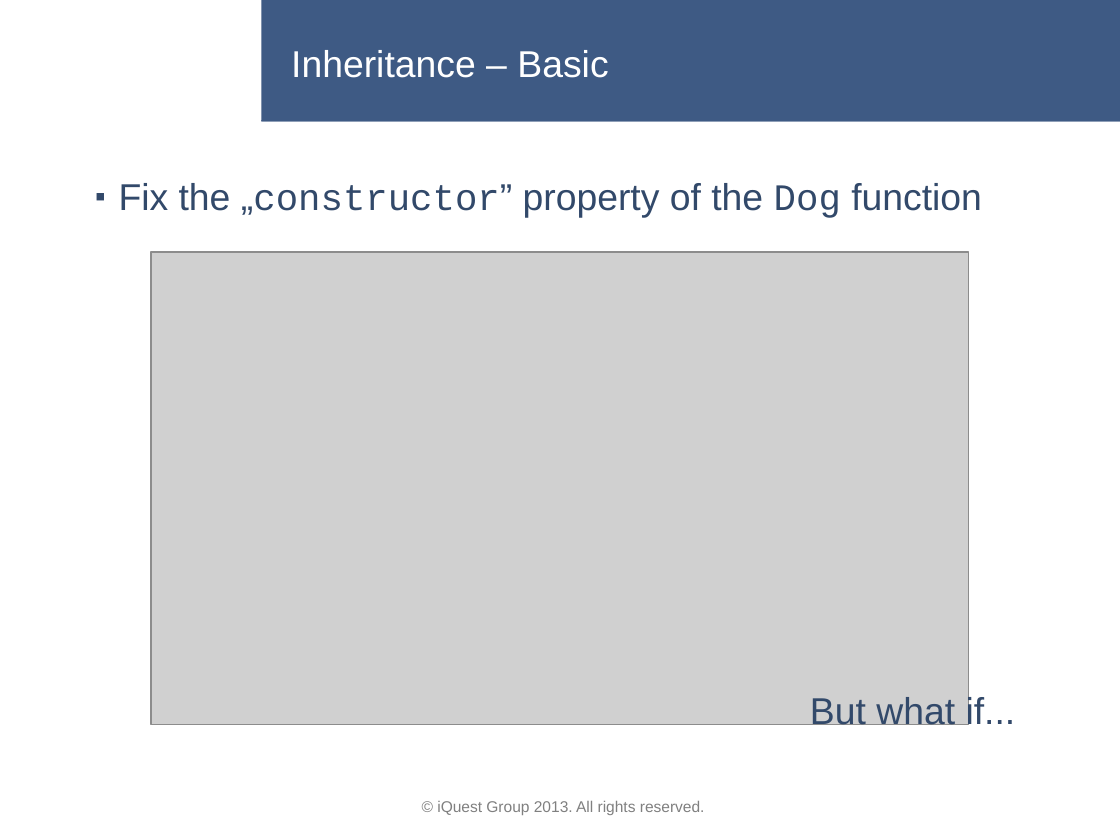
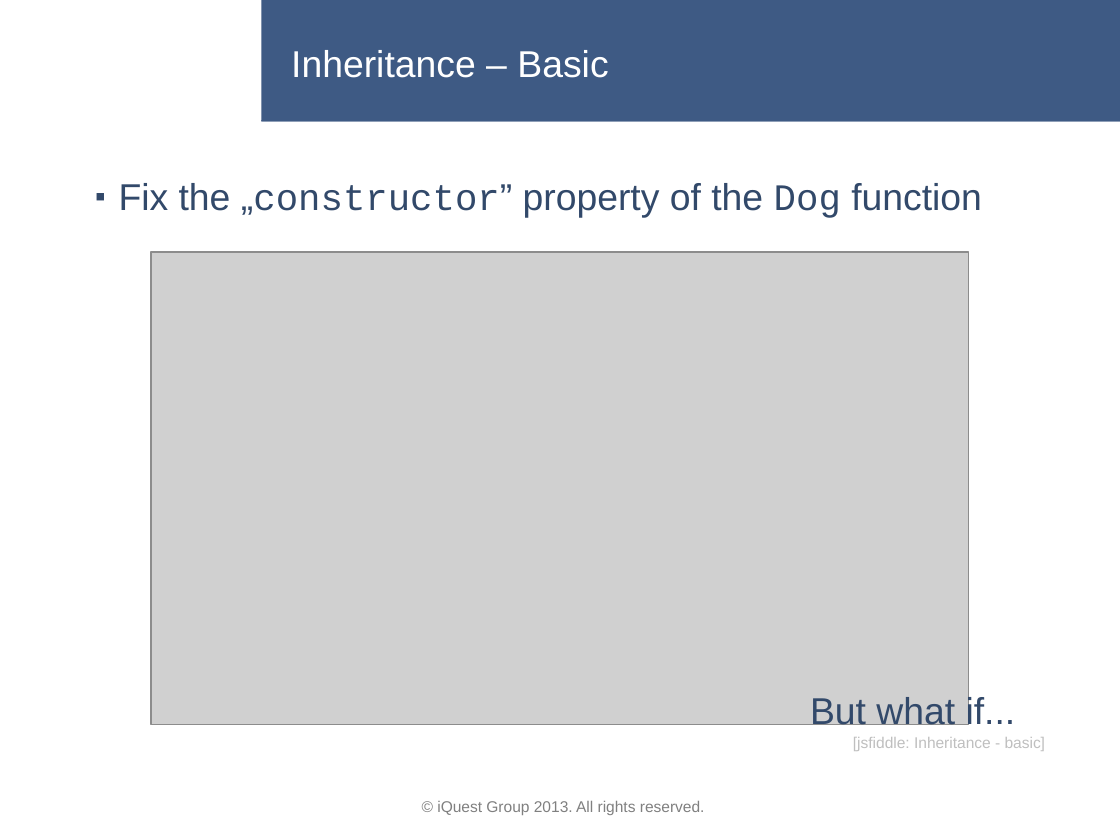
Before and after one commit to lastunicorn/BioCalcJs, a slide deck: slide 16 of doc/BioCalc Presentation.pptx. Drawn at 1120x840 pixels with LibreOffice and Linux fonts; fonts in the diff are those of the drawing; grey boxes stand for pictures; background and template pictures are left out. Boxes give left, top, right and bottom in pixels: in the first picture for what was removed or moved away, otherwise in the second. Text is boxed around its words. In the diff, an @@ line names an element or a change of style, - is before the commit and + after.

```diff
--- a/doc/BioCalc Presentation.pptx
+++ b/doc/BioCalc Presentation.pptx
@@ text added at (853, 737, 1045, 751), 10 pt, text #BFBFBF @@
+[jsfiddle: Inheritance - basic]
```
Also in this commit, not shown: 3 other slides changed.
